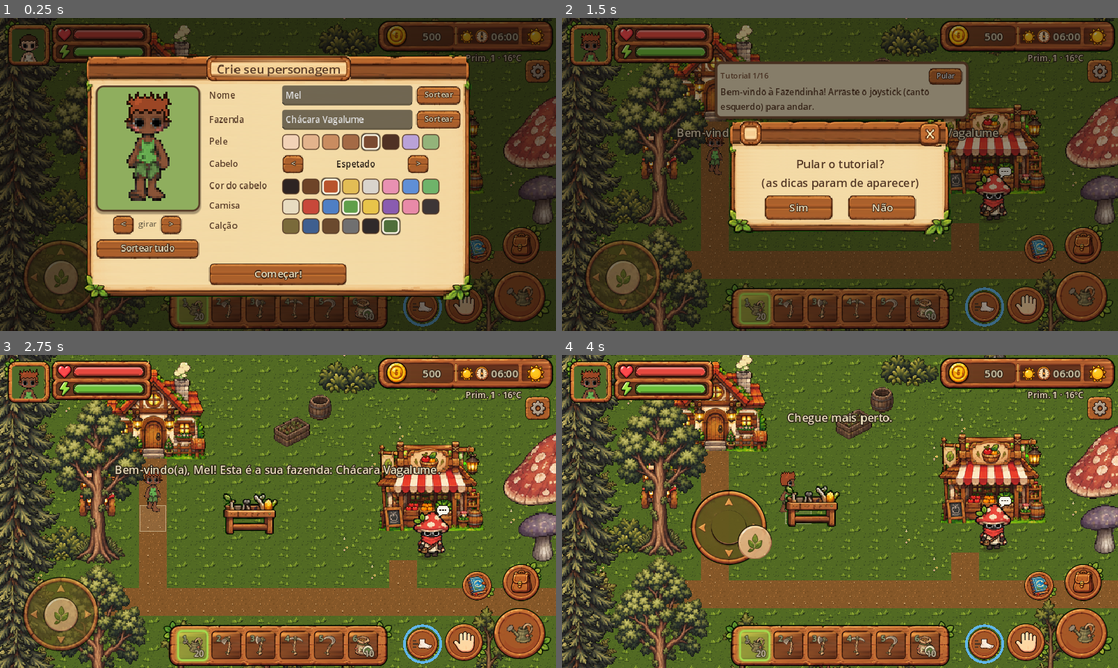
Above: before the commit, frames 1-4 (two rows, left to right).
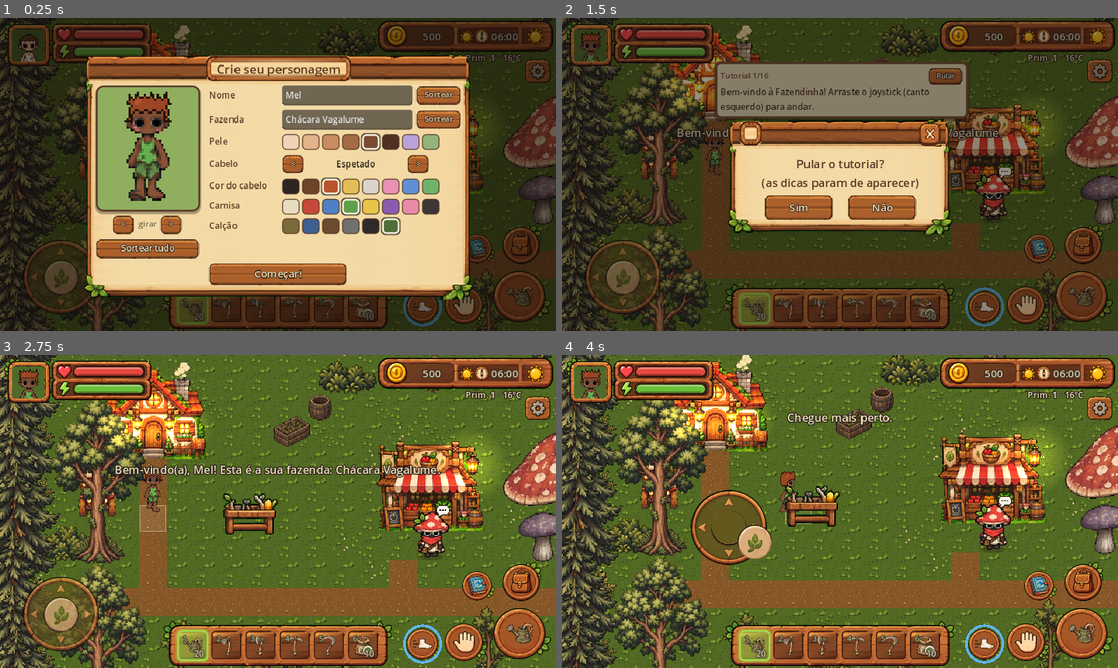
Above: after the commit, the same moments.

Repository: kyoubuerickfreitas-ux/fazendinha-fantastica
Game: Godot game, scene res://scenes/main.tscn
The game is run twice, just before and just after one commit, with the same random seed, the same clock (stepped at 60 frames per second) and the same inputs.
Inputs (mouse positions are in pixels of both pictures, inside the frame that each line leads up to):
- Up to frame 1 (0.25 s): no input
- Up to frame 2 (1.5 s): click "Começar!" at 0.5 s; click "Pular" at 1.25 s
- Up to frame 3 (2.75 s): click "Sim" at 2 s
- Up to frame 4 (4 s): move the mouse to (962, 495) at 2.77 s; hold D (move_right) 2.78-3.5 s; hold E (interact) 2.78-3.5 s; click (962, 495) at 2.92 s; drag from (728, 527) to (812, 574) at 3.52 s

The runs differ from the first frame. In frame 1, 0.1% of the frame differs, in the area x 27-88%, y 8-42%; in frame 2, 1.7%; in frame 3, 4.0%, in the area x 17-90%, y 6-46%; in frame 4, 3.9%.

Commit message:
Luzes da noite: janelas e lampiões acendem ao entardecer
- FarmWorld.add_glow: luz quente (PointLight2D com gradiente) nas janelas e lampiões da casa, no lampião da
  barraca e na entrada da mina; acendem das 17h30 às 20h e em dias escuros (tempestade, neblina)
- Dentro de casa os lampiões da parede ficam sempre um pouco acesos

Co-Authored-By: Claude Opus 5.5 <noreply@anthropic.com>
Claude-Session: https://claude.ai/code/session_01K8smMkd41S9KsmfWVPtWCG

Diff:
--- a/scripts/main.gd
+++ b/scripts/main.gd
@@ -500,6 +500,11 @@
 	if house:
 		c = Color(1.0, 0.95, 0.88) if not Game.is_night() else Color(0.86, 0.76, 0.66)   # luz da lareira
 	Sound.update_scene(mine != null, Game.is_night(), Game.weather, house != null)
+	# luzes: acendem das 17h30 às 20h; dentro de casa e na mina ficam sempre um pouco acesas
+	var nf := clampf((m - 17.5 * 60) / 150.0, 0.0, 1.0) if m >= 12 * 60 else (1.0 if m < Game.DAY_START + 30 else 0.0)
+	if Game.weather_data().light.v < 0.85:      # chuva forte, tempestade, neblina
+		nf = maxf(nf, 0.4)
+	FarmWorld.set_night(get_tree(), nf)
 	var tw := create_tween()
 	tw.tween_property(daylight, "color", c, 1.0)
 
--- a/scripts/world/farm_world.gd
+++ b/scripts/world/farm_world.gd
@@ -203,7 +203,7 @@
 	es.texture = load("res://assets/sprites/mine/entrance.png")
 	es.position = Vector2(0, -es.texture.get_height() / 2.0 + 2)
 	ent.add_child(es)
-	_add_rect_collision(ent, Vector2(30, 14), Vector2(-33, -7))
+	add_glow(es, _img_pt(es, Vector2(25, 47)), 40.0)          # lampião da entrada
 	_add_rect_collision(ent, Vector2(30, 14), Vector2(33, -7))
 	entities.add_child(ent)
 	for y in range(0, 6):
@@ -226,6 +226,9 @@
 	var hs := Sprite2D.new()
 	hs.texture = HOUSE_TEX
 	hs.position = Vector2(-32, -52)      # a porta (meio da arte) fica em frente ao caminho
+	# luzes da casa à noite: janela redonda, lampiões da porta e as duas janelas
+	for pt in [Vector2(64, 55), Vector2(45, 84), Vector2(84, 84), Vector2(30, 87), Vector2(100, 87)]:
+		add_glow(hs, _img_pt(hs, pt), 34.0)
 	house.add_child(hs)
 	_add_rect_collision(house, Vector2(104, 30), Vector2(-30, -17))
 	entities.add_child(house)
@@ -265,6 +268,7 @@
 	var ss := Sprite2D.new()
 	ss.texture = SHOP_TEX
 	ss.position = Vector2(0, -56)
+	add_glow(ss, _img_pt(ss, Vector2(111, 49)), 44.0)        # lampião da barraca
 	shop.add_child(ss)
 	_add_rect_collision(shop, Vector2(104, 34), Vector2(0, -17))
 	entities.add_child(shop)
@@ -362,6 +366,48 @@
 				var top := 8.0 if y == 0 or ground[(y - 1) * W + run_start] != Ground.WATER else 0.0
 				_add_rect_collision(body, Vector2(w, TILE - top), Vector2(run_start * TILE + 3 + w / 2.0, y * TILE + top + (TILE - top) / 2.0))
 				run_start = -1
+
+
+# ------------------------------------------------------------------ luzes da noite
+## Ponto (em pixels da imagem) de um Sprite2D centralizado, em coordenadas do sprite.
+static func _img_pt(s: Sprite2D, px: Vector2) -> Vector2:
+	return px - s.texture.get_size() / 2.0
+
+
+static var _glow_tex: GradientTexture2D
+
+
+## Luz quente (janela, lampião) que acende ao entardecer: PointLight2D (brilha mesmo com a tela escurecida).
+func add_glow(parent: Node2D, pos: Vector2, radius: float, always := false) -> PointLight2D:
+	if _glow_tex == null:
+		var g := Gradient.new()
+		g.set_color(0, Color(1, 1, 1, 1))
+		g.set_color(1, Color(1, 1, 1, 0))
+		g.add_point(0.35, Color(1, 1, 1, 0.55))
+		_glow_tex = GradientTexture2D.new()
+		_glow_tex.gradient = g
+		_glow_tex.fill = GradientTexture2D.FILL_RADIAL
+		_glow_tex.fill_from = Vector2(0.5, 0.5)
+		_glow_tex.fill_to = Vector2(1.0, 0.5)
+		_glow_tex.width = 128
+		_glow_tex.height = 128
+	var l := PointLight2D.new()
+	l.texture = _glow_tex
+	l.texture_scale = radius * 2.0 / 128.0
+	l.color = Color(1.0, 0.78, 0.42)
+	l.energy = 0.0
+	l.position = pos
+	l.set_meta("always", always)
+	l.add_to_group("night_light")
+	parent.add_child(l)
+	return l
+
+
+## 0 = dia, 1 = noite: as luzes acendem aos poucos (chamado por main.gd junto com o escurecer).
+static func set_night(tree: SceneTree, f: float) -> void:
+	for l in tree.get_nodes_in_group("night_light"):
+		var on: float = maxf(f, 0.45) if l.get_meta("always", false) else f
+		l.energy = on * 1.1
 
 
 func _add_rect_collision(body: Node, size: Vector2, pos: Vector2) -> void:
--- a/scripts/world/house_world.gd
+++ b/scripts/world/house_world.gd
@@ -107,6 +107,11 @@
 	_wall_node.material = _recolor_mat()
 	_wall_node.draw.connect(_draw_walls)
 	add_child(_wall_node)
+	# lampiões da parede (na arte da janela de cima da cozinha): sempre um pouco acesos
+	var wall_top := ROOM.position.y * TILE - _wall.get_height() + 4
+	var wx := 24.5 * TILE - _win.get_width() / 2.0
+	for lx in [16.0, 83.0]:
+		add_glow(self, Vector2(wx + lx, wall_top + 22), 52.0, true)
 	apply_colors()
 	_ground_layer.queue_redraw()
 
--- a/tests/smoke_test.gd
+++ b/tests/smoke_test.gd
@@ -1572,5 +1572,11 @@
 	game.weather = "rain"
 	main._update_weather()
 	await _wait(1.3)
+	var lights := root.get_tree().get_nodes_in_group("night_light")
+	assert(lights.size() >= 7 and lights[0].energy > 0.5, "à noite as luzes da casa e da barraca acendem")
+	p.position = w.house_door.position + Vector2(40, 40)
+	main.camera.reset_smoothing()
+	await _wait(0.4)
+	await _shot("52_luzes_noite")
 	await _shot("06_noite_chuva")
 	quit()
